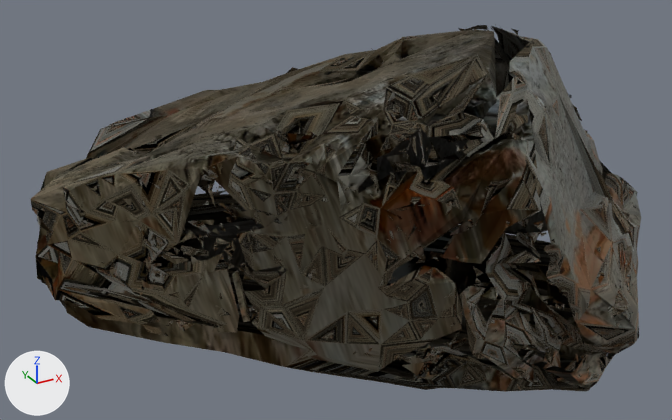
A saved change to the glTF model docs/FRAG-S1-FS-002.glb.
One viewpoint serves both versions: a camera (50 mm lens) standing at (-0.937, 9.615, 1.419) and looking at (0.137, 11.567, 0.443). The axes (+X, +Y, +Z) are drawn at lower left. The lights are the same throughout. The first picture is the older version.

In view in the first picture: 'geometry_0'.
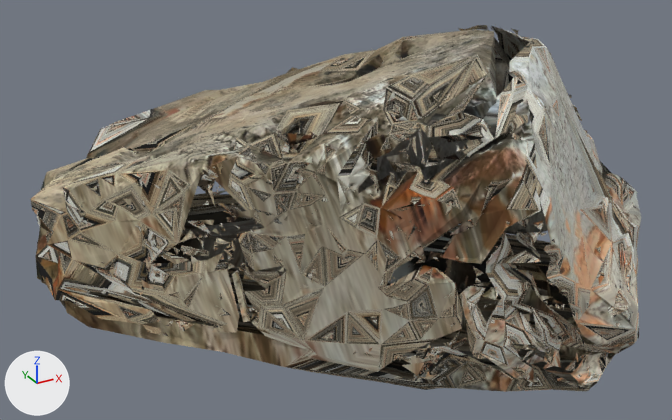
What changed in the scene script:
```text
Add mat_frag_s1_fs_002_mat_003:
    mat_frag_s1_fs_002_mat_003 = principled_material('FRAG-S1-FS-002_mat.003')
    mat_frag_s1_fs_002_mat_003.texture = img_image_0
    mat_frag_s1_fs_002_mat_003.roughness = 1.0
Change me_geometry_0:
    where me_geometry_0.from_pydata(...)  # 25399 vertices, 45587 faces; spans x -0.6..0.97, y 10.81..12.39, z 0.22..0.92
    remove me_geometry_0.materials.append(mat_material_0)
    add me_geometry_0.materials.append(mat_frag_s1_fs_002_mat_003)  # picture img_image_0
```

Changed parts and their boxes (x1, y1, x2, y2) in the pictures (672 x 420 px):
'geometry_0', recoloured (lighter): (30, 25, 641, 392) in both
